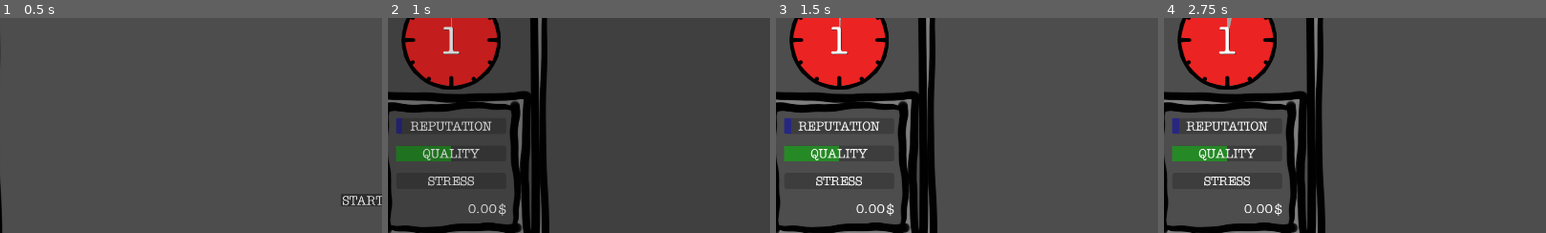
Above: before the commit, frames 1-4 (left to right).
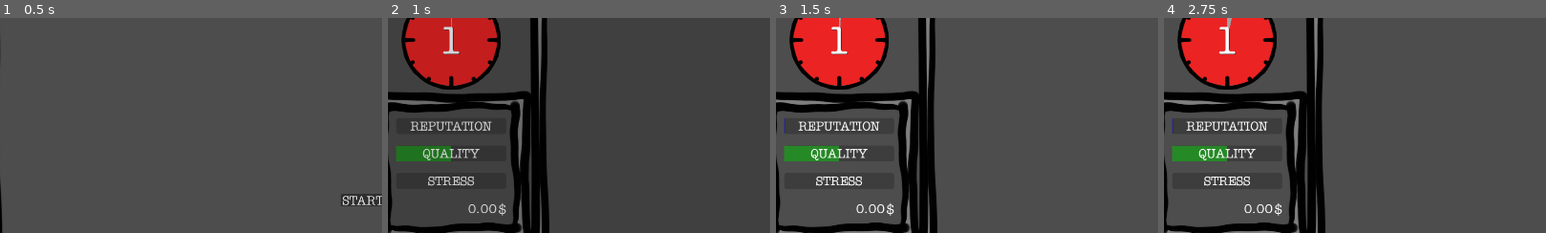
Above: after the commit, the same moments.

Repository: ildede/game-off-2025
Game: Godot game, scene res://scenes/ui/start_screen/start.tscn
Same seed, same stepped clock (60 frames per second), same inputs: the game is played once before the commit and once after it.
Inputs (mouse positions are % of the whole screen's width and height, from its top left):
- Up to frame 1 (0.5 s): no input
- Up to frame 2 (1 s): click "START" at 0.5 s
- Up to frame 3 (1.5 s): click "Accept" at 1.25 s
- Up to frame 4 (2.75 s): click (81, 34) at 2 s
The pictures show only the part of the screen within x 2-52%, y 8-58%; the shares and areas given below are measured in that part.

Frame 1 is identical in both runs. In frame 2, 0.1% of the frame differs, in the area x 2-4%, y 46-54%; in frame 3, 0.1%; in frame 4, 0.1%.

Commit message:
chore: add global state that manage common information

Diff:
--- a/autoloads/global.gd
+++ b/autoloads/global.gd
@@ -8,6 +8,7 @@
 signal update_money(value: float)
 signal update_day_count(value: int)
 signal game_over
+signal ui_update
 
 @onready var game_state: State = State.new()
 @onready var game_config: Config = Config.new()
@@ -34,22 +35,30 @@
 func handle_update_reputation(value: float) -> void:
 	print("[GLOBAL] handle_update_reputation")
 	game_state.reputation += value
+	ui_update.emit()
 
 func handle_update_stress(value: float) -> void:
 	print("[GLOBAL] handle_update_stress")
 	game_state.stress += value
+	ui_update.emit()
+
+	if game_state.stress >= game_config.max_stress_level:
+		game_over.emit()
 
 func handle_update_quality(value: float) -> void:
 	print("[GLOBAL] handle_update_quality")
 	game_state.quality += value
+	ui_update.emit()
 
 func handle_update_money(value: float) -> void:
 	print("[GLOBAL] handle_update_money")
 	game_state.money += value
+	ui_update.emit()
 
 func handle_update_day_count(value: int) -> void:
 	print("[GLOBAL] handle_update_day_count")
 	game_state.current_day += value
+	ui_update.emit()
 
 func handle_game_over() -> void:
 	print("[GLOBAL] handle_game_over")
@@ -65,6 +74,7 @@
 	var day_lenght_in_seconds: float = 60
 	var seconds_between_events: int = 20
 	var words_per_letter: int = 10
+	var max_stress_level: float = 100
 
 class State:
 	var current_day = 1
--- a/scenes/game/entities/client/client.gd
+++ b/scenes/game/entities/client/client.gd
@@ -23,7 +23,7 @@
 	daily_words = client_data.get("daily_words", 1)
 	payment_per_word = client_data.get("payment_per_word", 0.01)
 	_on_timer_timeout()
-	#$Timer.wait_time = client_data.get("task_interval", 1.0)
+	#$Timer.start(Global.game_config.day_lenght_in_seconds)
 
 func _on_timer_timeout() -> void:
 	var task = task_scene.instantiate()
--- a/scenes/game/entities/task/task.gd
+++ b/scenes/game/entities/task/task.gd
@@ -2,7 +2,7 @@
 class_name Task
 
 var money_value: float = 0
-var total_time = 60
+var total_time = Global.game_config.day_lenght_in_seconds
 var running_time = 0
 
 func _ready() -> void:
--- a/scenes/ui/end_screen/end.gd
+++ b/scenes/ui/end_screen/end.gd
@@ -2,4 +2,5 @@
 class_name End
 
 func _on_start_button_pressed() -> void:
+	Global.start_new_game()
 	SceneTransition.fade_to_main()
--- a/scenes/ui/game_information/game_information.gd
+++ b/scenes/ui/game_information/game_information.gd
@@ -6,29 +6,20 @@
 signal end_of_the_day
 
 func _ready() -> void:
-	$InfoPanel/MarginContainer/GridContainer/StressLabel/StressBar.value = 0
-	$InfoPanel/MarginContainer/GridContainer/QualityLabel/QualityBar.value = 50
-	$InfoPanel/MarginContainer/GridContainer/ReputationLabel/ReputationBar.value = 5
-	$InfoPanel/MarginContainer/GridContainer/GridContainer/Money.text = "%.2f" % money
-	Global.update_reputation.connect(reputation_change)
-	Global.update_stress.connect(stress_change)
-	Global.update_quality.connect(quality_change)
-	Global.update_money.connect(money_change)
+	var state = Global.game_state
+	$InfoPanel/MarginContainer/GridContainer/StressLabel/StressBar.value = state.stress
+	$InfoPanel/MarginContainer/GridContainer/StressLabel/StressBar.max_value = Global.game_config.max_stress_level
+	$InfoPanel/MarginContainer/GridContainer/QualityLabel/QualityBar.value = state.quality
+	$InfoPanel/MarginContainer/GridContainer/ReputationLabel/ReputationBar.value = state.reputation
+	$InfoPanel/MarginContainer/GridContainer/GridContainer/Money.text = "%.2f" % state.money
+	Global.ui_update.connect(ui_update)
 
-func reputation_change(value):
-	$InfoPanel/MarginContainer/GridContainer/ReputationLabel/ReputationBar.value += value
-
-func stress_change(value):
-	$InfoPanel/MarginContainer/GridContainer/StressLabel/StressBar.value += value
-	if $InfoPanel/MarginContainer/GridContainer/StressLabel/StressBar.value >= $InfoPanel/MarginContainer/GridContainer/StressLabel/StressBar.max_value:
-		Global.game_over.emit()
-
-func quality_change(value):
-	$InfoPanel/MarginContainer/GridContainer/QualityLabel/QualityBar.value += value
-
-func money_change(value):
-	money += value
-	$InfoPanel/MarginContainer/GridContainer/GridContainer/Money.text = "%.2f" % money
+func ui_update() -> void:
+	var state = Global.game_state
+	$InfoPanel/MarginContainer/GridContainer/ReputationLabel/ReputationBar.value = state.reputation
+	$InfoPanel/MarginContainer/GridContainer/StressLabel/StressBar.value = state.stress
+	$InfoPanel/MarginContainer/GridContainer/QualityLabel/QualityBar.value = state.quality
+	$InfoPanel/MarginContainer/GridContainer/GridContainer/Money.text = "%.2f" % state.money
 
 func _on_clock_end_of_the_day() -> void:
 	end_of_the_day.emit()
